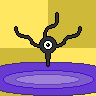
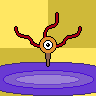
Comparing the layer stacks of the two 96 × 96 images. Changes:
added group "Shiny" with 3 layers above "Group" over box(15, 13, 81, 66)
added layer "Body" in group "Shiny" over box(15, 13, 81, 66)
added layer "Flame" in group "Shiny" over box(15, 13, 81, 66)
added layer "Beak" in group "Shiny" over box(15, 13, 81, 66)
painted on "Paint Layer 2" over box(15, 13, 81, 66)